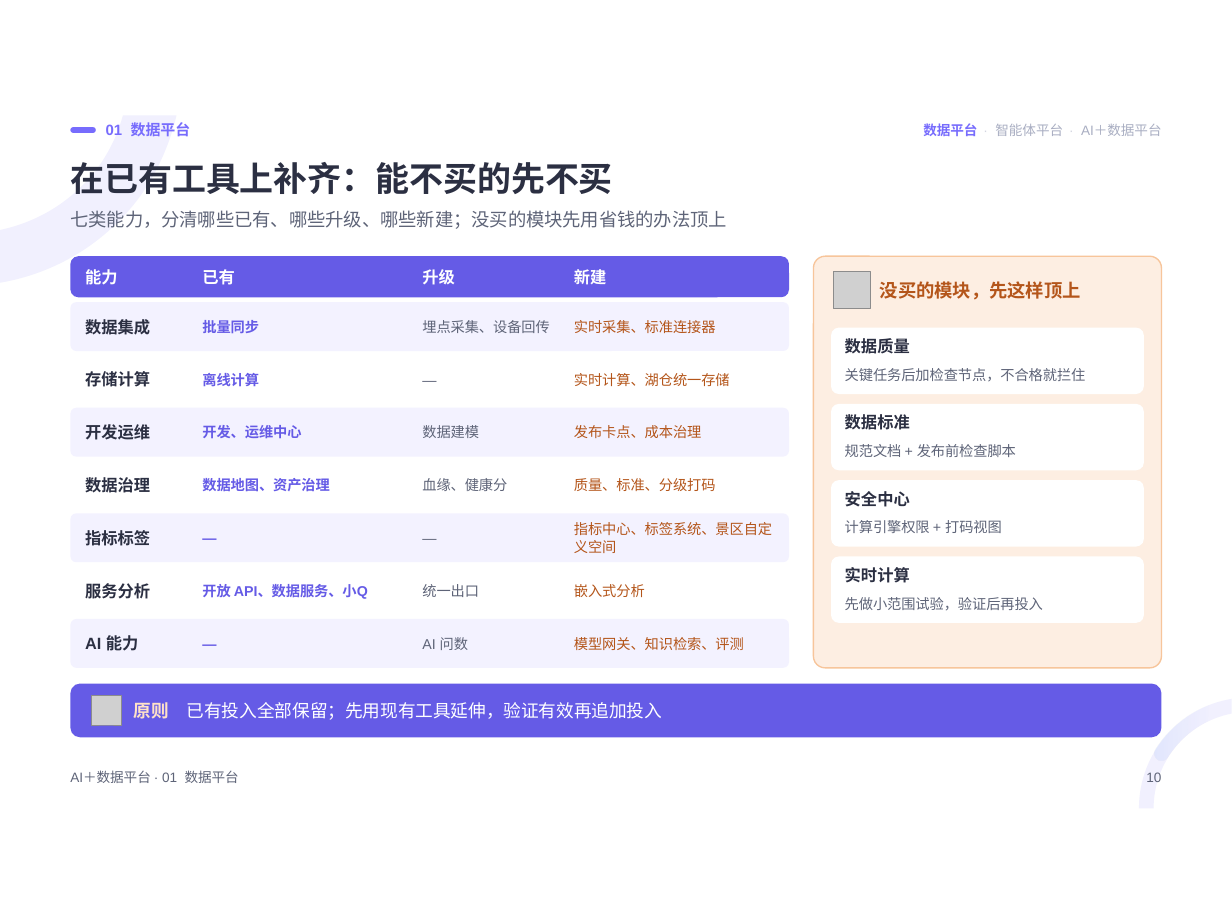
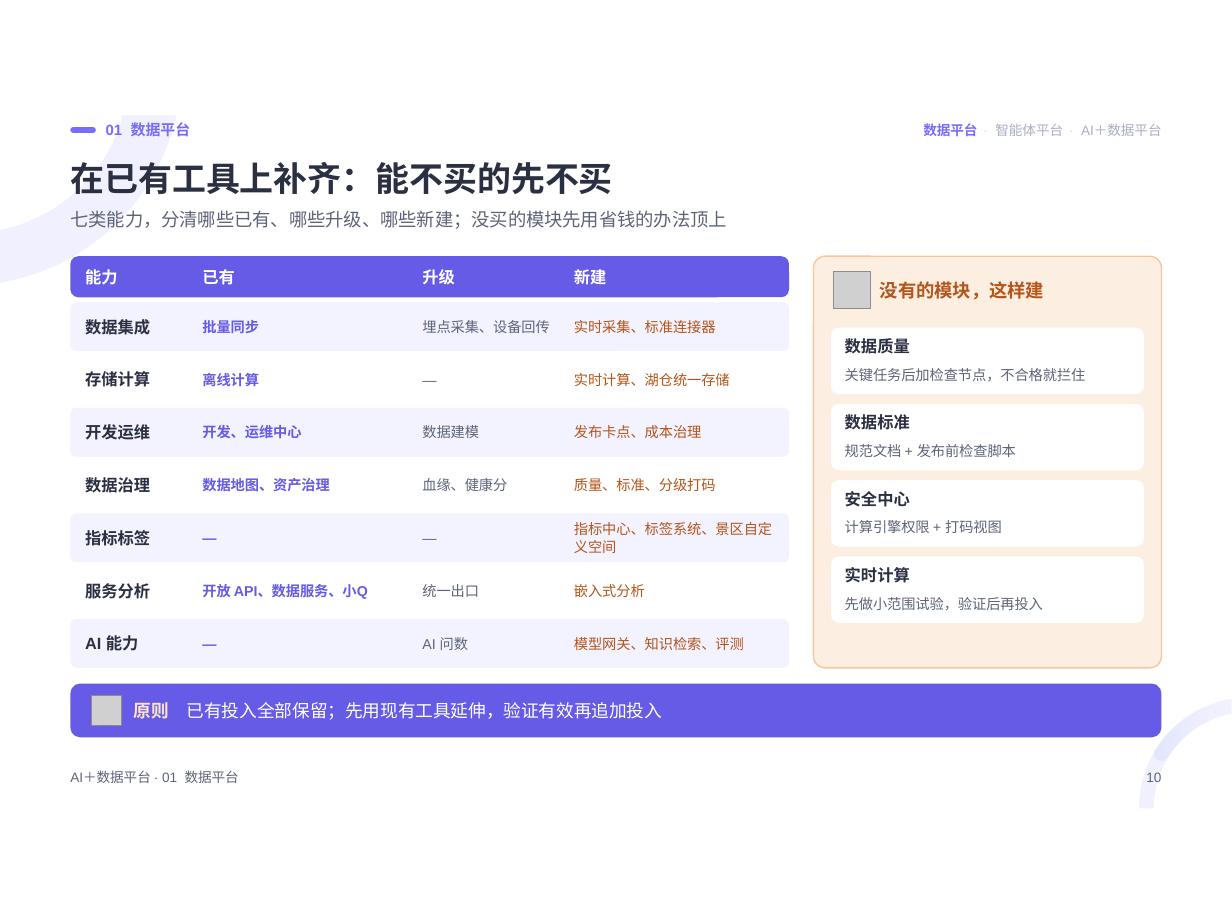
Before and after one commit to keanying/relevance, a slide deck: slide 10 of AI＋数据平台_老板汇报.pptx. Drawn at 1232x924 pixels with LibreOffice and Linux fonts; fonts in the diff are those of the drawing; grey boxes stand for pictures. Boxes give left, top, right and bottom in pixels: in the first picture for what was removed or moved away, otherwise in the second. Text is boxed around its words. In the diff, an @@ line names an element or a change of style, - is before the commit and + after.

```diff
--- a/AI＋数据平台_老板汇报.pptx
+++ b/AI＋数据平台_老板汇报.pptx
@@ text at box(880, 281, 1044, 300): text changed @@
-没买的模块，先这样顶上
+没有的模块，这样建
```
Also in this commit, not shown: 6 other slides changed.
